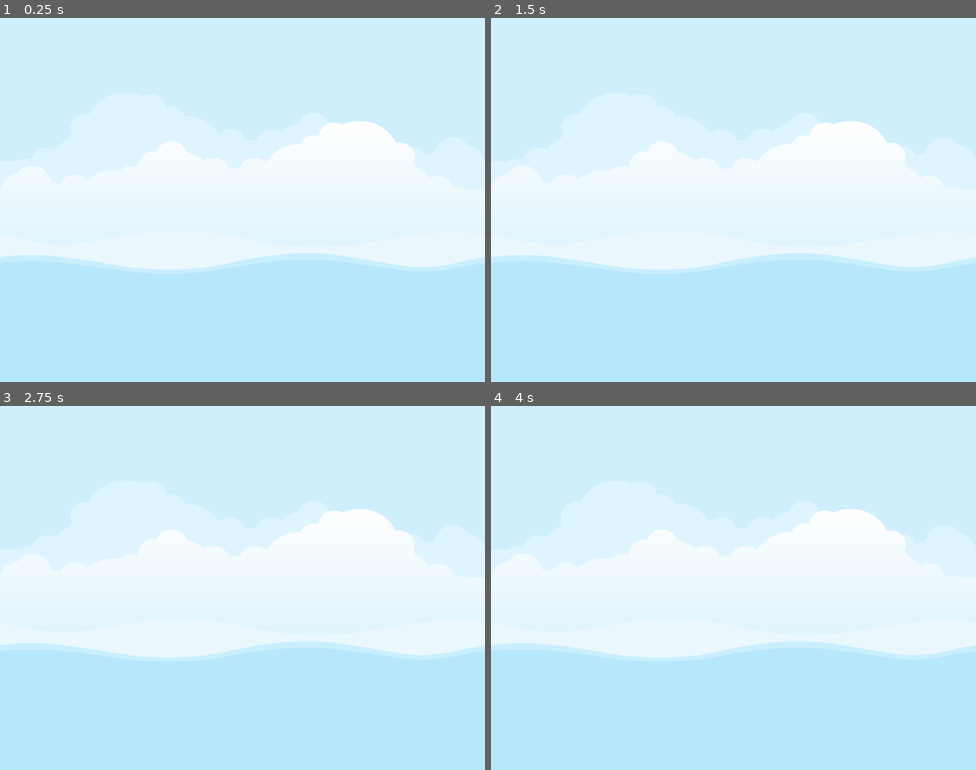
Above: before the commit, frames 1-4 (two rows, left to right).
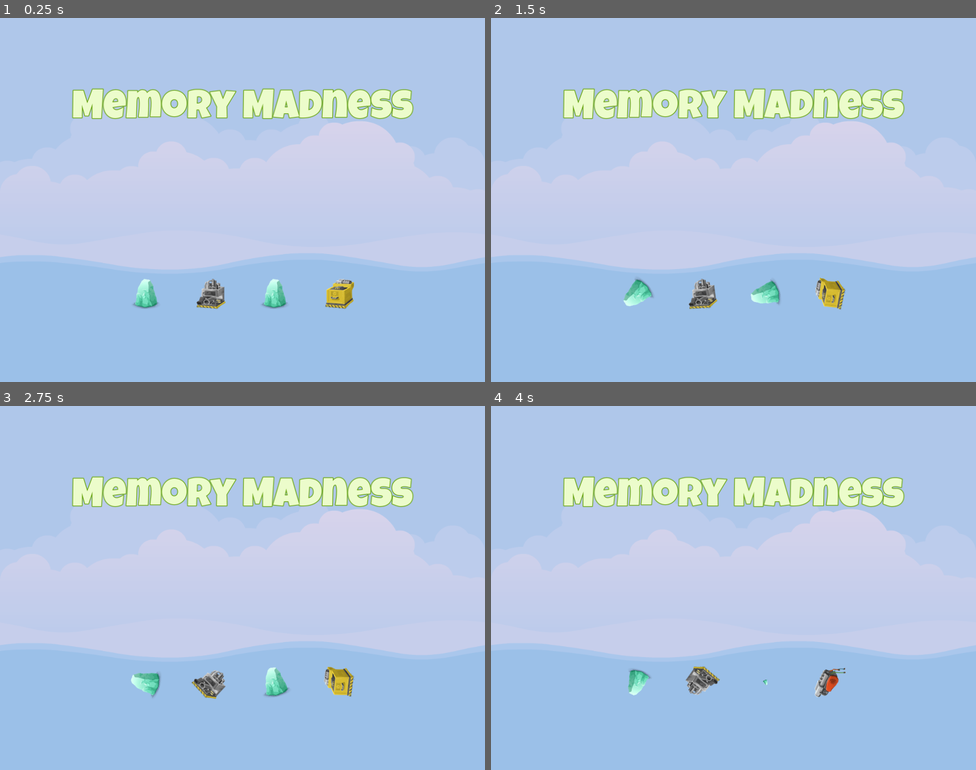
Above: after the commit, the same moments.

Repository: vanonselenp/jam
Game: Godot game, scene res://scenes/master_scene/master_scene.tscn
Two runs of this game, one before a commit and one after it. Both use one fixed random seed, a clock stepped at 60 frames per second and the inputs below.
Inputs:
- Up to frame 1 (0.25 s): no input
- Up to frame 2 (1.5 s): tap Enter at 0.5 s
- Up to frame 3 (2.75 s): no input
- Up to frame 4 (4 s): no input

The runs differ from the first frame. In frame 1, 100% of the frame differs, in the area x 0-100%, y 0-100%; in frame 2, 100%; in frame 3, 100%; in frame 4, 100%.

Commit message:
main: progress

Diff:
--- /dev/null
+++ b/jumpstart-godot/memory_madness/scenes/front_sprite/front_sprite.gd
@@ -0,0 +1,33 @@
+extends TextureRect
+
+
+const SCALE_SMALL: Vector2 = Vector2(0.1, 0.1)
+const SCALE_NORMAL: Vector2 = Vector2(1.0, 1.0)
+const SCALE_TIME: float = 0.5
+const SPIN_TIME_RANGE: Vector2 = Vector2(1.0, 2.0)
+
+# Called when the node enters the scene tree for the first time.
+func _ready():
+	run_animation()
+
+
+func get_random_spin_time() -> float:
+	return randf_range(SPIN_TIME_RANGE.x, SPIN_TIME_RANGE.y)
+
+
+func get_random_rotation() -> float:
+	return deg_to_rad(randf_range(-360, 360))
+
+
+func set_random_image() -> void:
+	texture = ImageManager.get_random_image().texture
+
+
+func run_animation() -> void:
+	var tween = get_tree().create_tween()
+	tween.set_loops()
+	tween.tween_callback(set_random_image)
+	tween.tween_property(self, "scale", SCALE_NORMAL, SCALE_TIME)
+	tween.tween_property(self, "rotation", get_random_rotation(), get_random_spin_time())
+	tween.tween_property(self, "rotation", get_random_rotation(), get_random_spin_time())
+	tween.tween_property(self, "scale", SCALE_SMALL, SCALE_TIME)
--- /dev/null
+++ b/jumpstart-godot/memory_madness/scenes/front_sprite/front_sprite.tscn
@@ -0,0 +1,20 @@
+[gd_scene load_steps=3 format=3 uid="uid://cgnogm3urf6hn"]
+
+[ext_resource type="Texture2D" uid="uid://ddrwke6ltja6o" path="res://assets/glitch/cabbage.png" id="1_ckk68"]
+[ext_resource type="Script" path="res://scenes/front_sprite/front_sprite.gd" id="2_6o8od"]
+
+[node name="FrontSprite" type="TextureRect"]
+anchors_preset = 8
+anchor_left = 0.5
+anchor_top = 0.5
+anchor_right = 0.5
+anchor_bottom = 0.5
+offset_left = -32.0
+offset_top = -32.0
+offset_right = 32.0
+offset_bottom = 32.0
+grow_horizontal = 2
+grow_vertical = 2
+pivot_offset = Vector2(32, 32)
+texture = ExtResource("1_ckk68")
+script = ExtResource("2_6o8od")
--- /dev/null
+++ b/jumpstart-godot/memory_madness/scenes/main_screen/main_screen.gd
@@ -0,0 +1,15 @@
+extends Control
+
+
+@onready var hb_sprites = $VBoxContainer/HBSprites
+
+
+# Called when the node enters the scene tree for the first time.
+func _ready():
+	var random_items = [randf_range(0, 49),randf_range(0, 49),randf_range(0, 49),randf_range(0, 49)]
+
+
+
+# Called every frame. 'delta' is the elapsed time since the previous frame.
+func _process(delta):
+	pass
--- /dev/null
+++ b/jumpstart-godot/memory_madness/scenes/main_screen/main_screen.tscn
@@ -0,0 +1,84 @@
+[gd_scene load_steps=5 format=3 uid="uid://dhwyvh654j7l2"]
+
+[ext_resource type="Script" path="res://scenes/main_screen/main_screen.gd" id="1_7j7c3"]
+[ext_resource type="FontFile" uid="uid://bb167qh56f3i4" path="res://assets/fonts/LuckiestGuy-Regular.ttf" id="1_rdk0e"]
+[ext_resource type="PackedScene" uid="uid://cgnogm3urf6hn" path="res://scenes/front_sprite/front_sprite.tscn" id="3_5uw48"]
+
+[sub_resource type="LabelSettings" id="LabelSettings_cem7n"]
+font = ExtResource("1_rdk0e")
+font_size = 84
+font_color = Color(0.92549, 0.988235, 0.796078, 1)
+outline_size = 6
+outline_color = Color(0.396078, 0.639216, 0.0431373, 1)
+
+[node name="MainScreen" type="Control"]
+layout_mode = 3
+anchors_preset = 15
+anchor_right = 1.0
+anchor_bottom = 1.0
+grow_horizontal = 2
+grow_vertical = 2
+script = ExtResource("1_7j7c3")
+
+[node name="ColorRect" type="ColorRect" parent="."]
+layout_mode = 1
+anchors_preset = 15
+anchor_right = 1.0
+anchor_bottom = 1.0
+grow_horizontal = 2
+grow_vertical = 2
+color = Color(0.0745098, 0, 0.560784, 0.168627)
+
+[node name="VBoxContainer" type="VBoxContainer" parent="."]
+layout_mode = 1
+anchors_preset = 15
+anchor_right = 1.0
+anchor_bottom = 1.0
+grow_horizontal = 2
+grow_vertical = 2
+
+[node name="Spacer4" type="Control" parent="VBoxContainer"]
+layout_mode = 2
+size_flags_vertical = 3
+
+[node name="Title" type="Label" parent="VBoxContainer"]
+layout_mode = 2
+text = "Memory Madness"
+label_settings = SubResource("LabelSettings_cem7n")
+horizontal_alignment = 1
+vertical_alignment = 1
+
+[node name="Spacer" type="Control" parent="VBoxContainer"]
+layout_mode = 2
+size_flags_vertical = 3
+
+[node name="HBLevels" type="HBoxContainer" parent="VBoxContainer"]
+layout_mode = 2
+size_flags_horizontal = 4
+size_flags_vertical = 4
+
+[node name="Spacer2" type="Control" parent="VBoxContainer"]
+layout_mode = 2
+size_flags_vertical = 3
+
+[node name="HBSprites" type="HBoxContainer" parent="VBoxContainer"]
+layout_mode = 2
+size_flags_horizontal = 4
+size_flags_vertical = 4
+theme_override_constants/separation = 72
+
+[node name="FrontSprite" parent="VBoxContainer/HBSprites" instance=ExtResource("3_5uw48")]
+layout_mode = 2
+
+[node name="FrontSprite2" parent="VBoxContainer/HBSprites" instance=ExtResource("3_5uw48")]
+layout_mode = 2
+
+[node name="FrontSprite3" parent="VBoxContainer/HBSprites" instance=ExtResource("3_5uw48")]
+layout_mode = 2
+
+[node name="FrontSprite4" parent="VBoxContainer/HBSprites" instance=ExtResource("3_5uw48")]
+layout_mode = 2
+
+[node name="Spacer3" type="Control" parent="VBoxContainer"]
+layout_mode = 2
+size_flags_vertical = 3
--- a/jumpstart-godot/memory_madness/scenes/master_scene/master_scene.tscn
+++ b/jumpstart-godot/memory_madness/scenes/master_scene/master_scene.tscn
@@ -1,6 +1,7 @@
-[gd_scene load_steps=2 format=3 uid="uid://d330jl8kr78is"]
+[gd_scene load_steps=3 format=3 uid="uid://d330jl8kr78is"]
 
 [ext_resource type="Texture2D" uid="uid://dxyqbghbtbeys" path="res://assets/images/backgroundEmpty.png" id="1_cdf31"]
+[ext_resource type="PackedScene" uid="uid://dhwyvh654j7l2" path="res://scenes/main_screen/main_screen.tscn" id="2_nm1ih"]
 
 [node name="MasterScene" type="CanvasLayer"]
 
@@ -11,3 +12,5 @@
 grow_horizontal = 2
 grow_vertical = 2
 texture = ExtResource("1_cdf31")
+
+[node name="MainScreen" parent="." instance=ExtResource("2_nm1ih")]
--- a/jumpstart-godot/memory_madness/singletons/image_manager.gd
+++ b/jumpstart-godot/memory_madness/singletons/image_manager.gd
@@ -9,11 +9,6 @@
 func _ready():
 	load_item_images() # Replace with function body.
 
-
-var example = {
-	"name": "",
-	"texture": "",
-}
 
 func add_file_to_list(filename: String):
 	var path = "%s/%s" % [IMAGE_PATH, filename]
@@ -37,3 +32,7 @@
 	for filename in filenames:
 		if ".import" not in filename:
 			add_file_to_list(filename)
+
+
+func get_random_image() -> Dictionary:
+	return items.pick_random()
